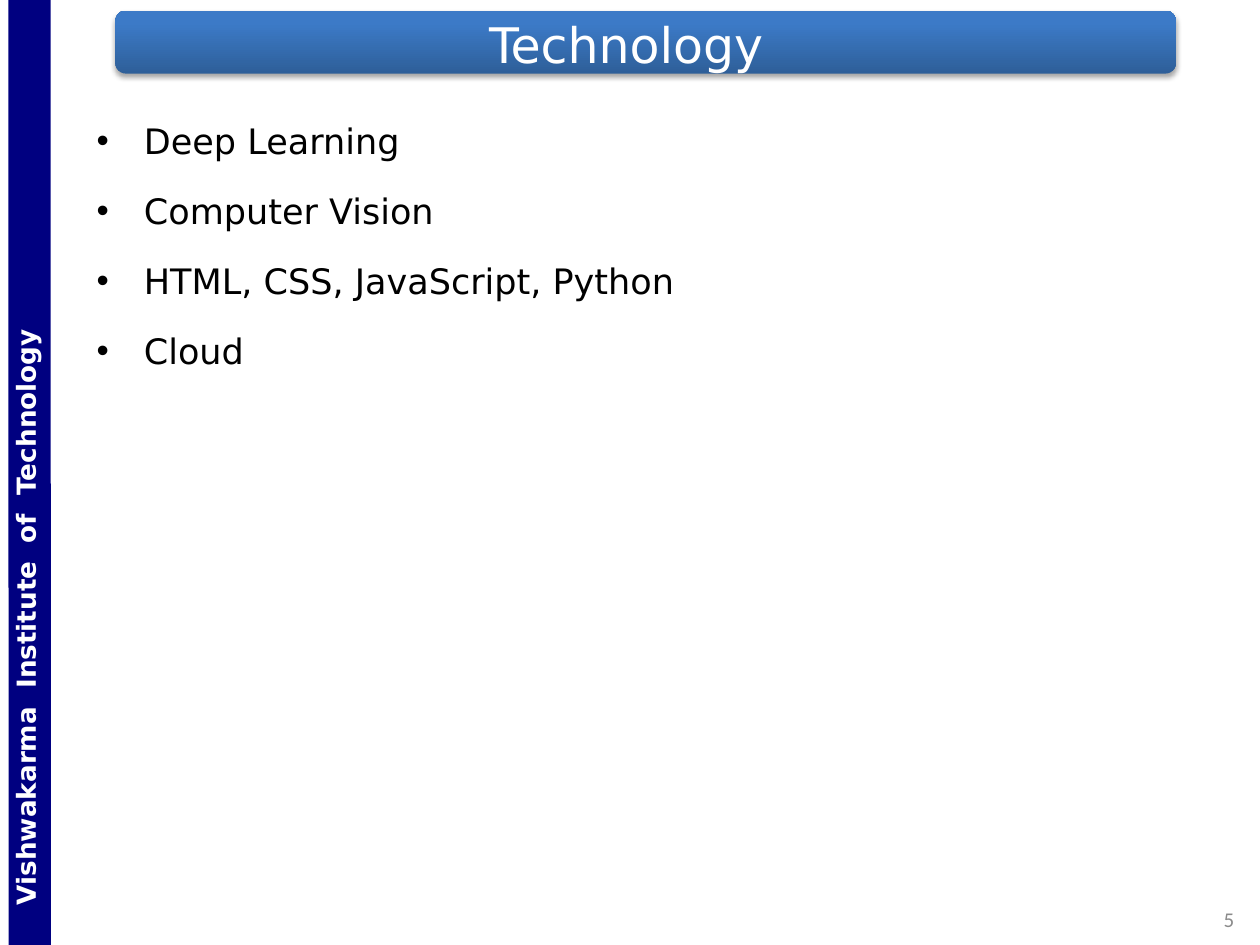
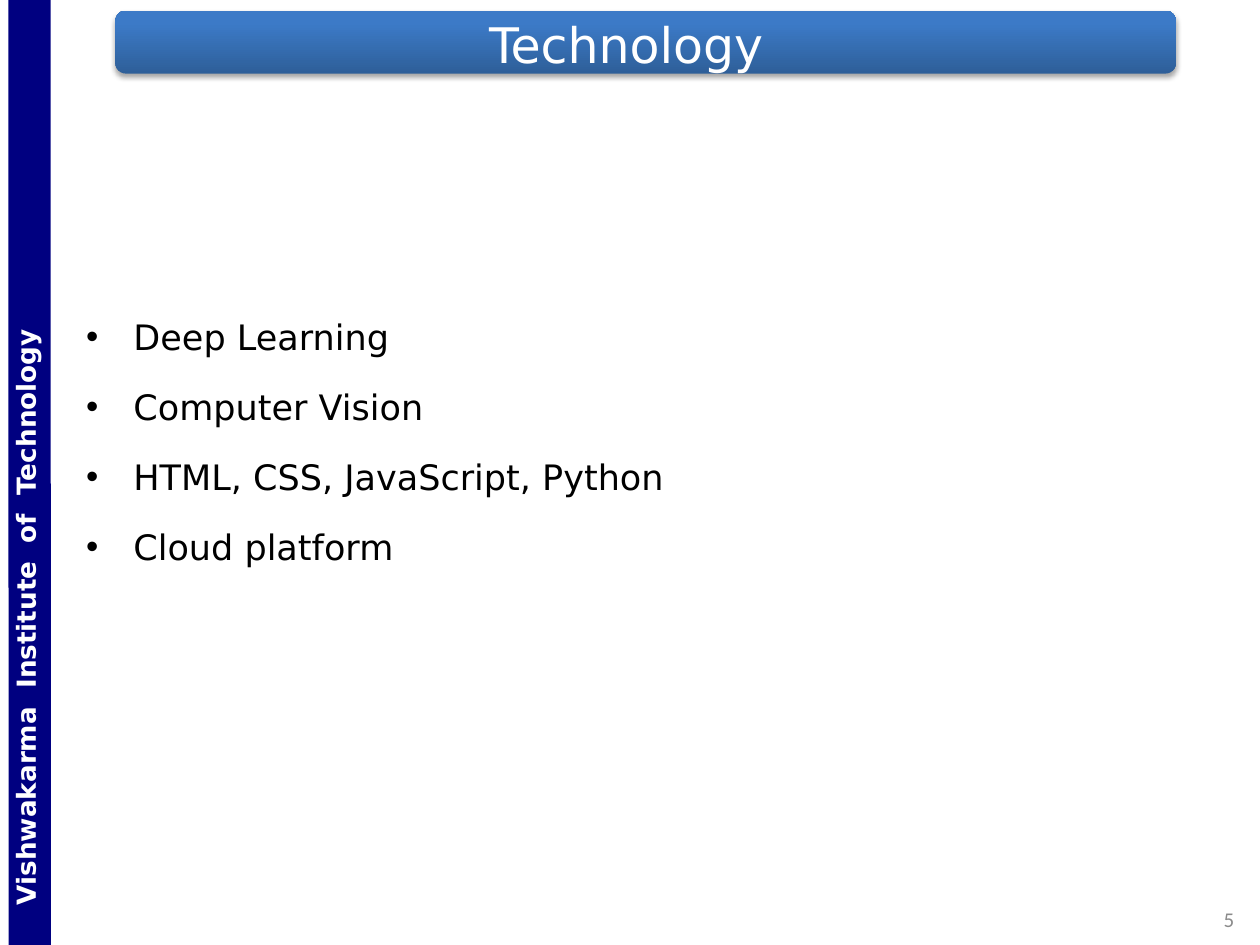
Before and after one commit to Gladiator07/Harvestify, a slide deck: slide 5 of Docs/ICA_G5_ML_Crop_Consultant.pptx. Drawn at 1260x945 pixels with LibreOffice and Linux fonts; fonts in the diff are those of the drawing; background and template pictures are left out. Boxes give left, top, right and bottom in pixels: in the first picture for what was removed or moved away, otherwise in the second. Text is boxed around its words. In the diff, an @@ line names an element or a change of style, - is before the commit and + after.

```diff
--- a/Docs/ICA_G5_ML_Crop_Consultant.pptx
+++ b/Docs/ICA_G5_ML_Crop_Consultant.pptx
@@ text "Deep Learning" moved from (x1=144, y1=127, x2=674, y2=365) to (x1=133, y1=323, x2=663, y2=568) @@
@@ text at (x1=133, y1=533, x2=394, y2=568): text changed @@
-• Cloud
+• Cloud platform
```
Also in this commit, not shown: 7 other slides changed, 1 slide added, 1 slide removed.
